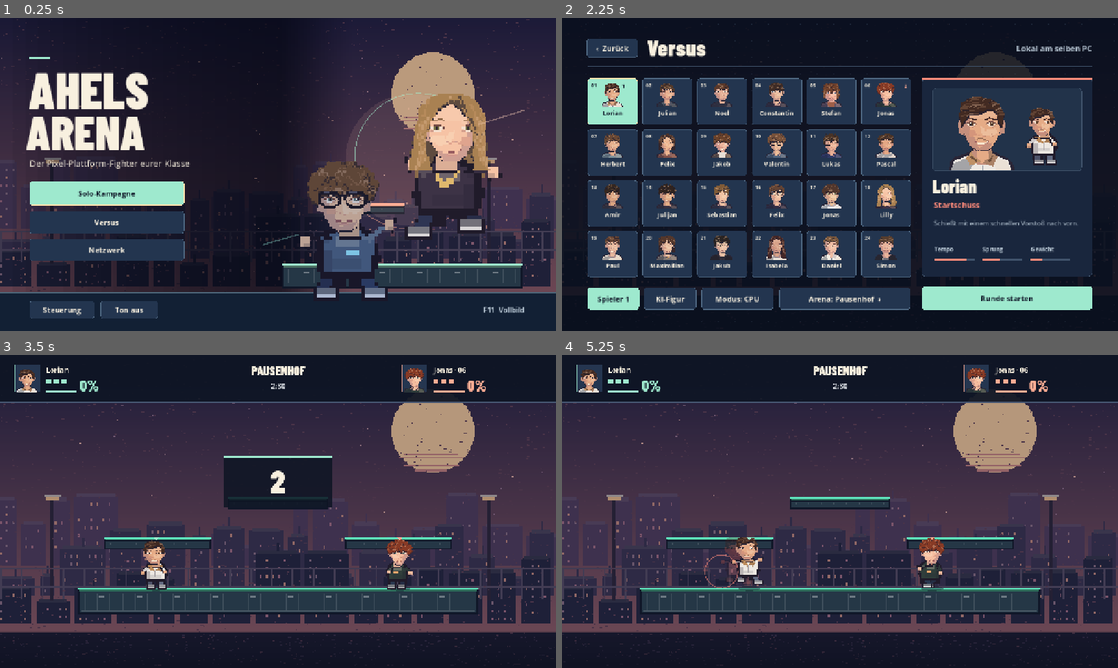
Above: before the commit, frames 1-4 (two rows, left to right).
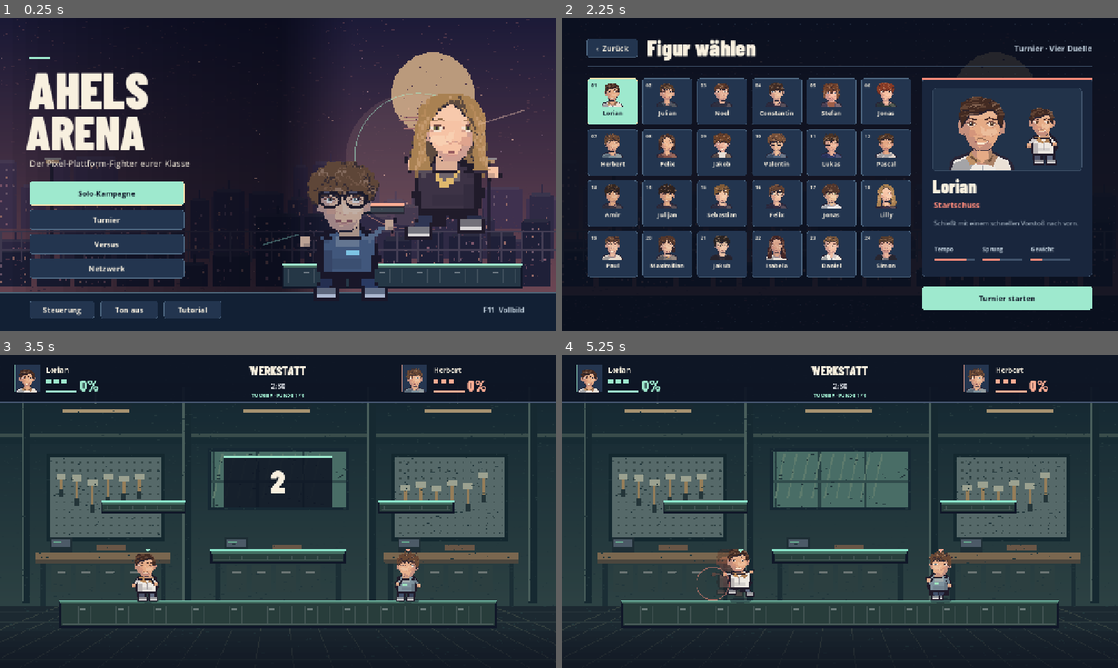
Above: after the commit, the same moments.

Repository: AHELS-Spiel/ahels-spiel
Game: Godot game, scene res://Main.tscn
Two runs of this game, one before a commit and one after it. Both use one fixed random seed, a clock stepped at 60 frames per second and the inputs below.
Inputs (mouse positions are in pixels of both pictures, inside the frame that each line leads up to):
- Up to frame 1 (0.25 s): no input
- Up to frame 2 (2.25 s): click "Versus" at 0.5 s; click "‹ Zurück" at 1.25 s; click (667, 218) at 2 s, where only the run after the commit has a clickable "Turnier"
- Up to frame 3 (3.5 s): click (444, 636) at 2.75 s, where only the run after the commit has a clickable "Turnier starten"
- Up to frame 4 (5.25 s): tap Enter at 3.5 s; hold D 3.53-4.28 s; tap F at 3.6 s; tap Space at 3.77, 4.25, 4.52 s; hold S 4.28-5.03 s; tap G at 4.35 s; hold D from 5.03 s (still down); tap Q at 5.1 s

The runs differ from the first frame. In frame 1, 3.7% of the frame differs, in the area x 5-40%, y 61-96%; in frame 2, 4.9%; in frame 3, 50%; in frame 4, 54%, in the area x 0-100%, y 3-96%.

Commit message:
AHELS Arena um Turnier und zwei Arenen erweitern

Diff:
--- a/codex/ahels-spiel-referenz/data/arenas.json
+++ b/codex/ahels-spiel-referenz/data/arenas.json
@@ -114,5 +114,75 @@
       340,
       923
     ]
+  },
+  {
+    "id": "werkstatt",
+    "name": "Werkstatt",
+    "color": "#8ce6cc",
+    "platforms": [
+      [
+        136,
+        563,
+        1008,
+        62
+      ],
+      [
+        484,
+        448,
+        312,
+        28
+      ],
+      [
+        232,
+        335,
+        196,
+        26
+      ],
+      [
+        870,
+        335,
+        176,
+        26
+      ]
+    ],
+    "spawns": [
+      340,
+      940
+    ]
+  },
+  {
+    "id": "dachterrasse",
+    "name": "Dachterrasse",
+    "color": "#ffc98f",
+    "platforms": [
+      [
+        270,
+        545,
+        740,
+        54
+      ],
+      [
+        125,
+        426,
+        212,
+        24
+      ],
+      [
+        950,
+        400,
+        203,
+        24
+      ],
+      [
+        551,
+        322,
+        178,
+        24
+      ]
+    ],
+    "spawns": [
+      425,
+      855
+    ]
   }
 ]
--- a/codex/ahels-spiel-referenz/src/arena_view.gd
+++ b/codex/ahels-spiel-referenz/src/arena_view.gd
@@ -10,6 +10,10 @@
 const SOFT := Color("#d5d9df")
 const MINT := Color("#9ee9ce")
 const PEACH := Color("#ffad94")
+const PLATFORM_COLORS: Array[Color] = [
+	Color("#283a4f"), Color("#253746"), Color("#253048"), Color("#433145"),
+	Color("#283d3b"), Color("#473952"),
+]
 const FAKE_LINES: Array[String] = [
 	"Nach links! Also … mein links. Oder deins?",
 	"Springen? Ich glaube, man wird dabei kleiner.",
@@ -24,7 +28,7 @@
 	"Geh nah an die Zielscheibe rechts und drück F.",
 	"Drück G für die Spezialfähigkeit deiner Figur.",
 	"Weiche mit Q aus. Am Boden lädt die Rolle wieder auf.",
-	"Geschafft! Jetzt kannst du in der ersten Arena antreten.",
+	"Geschafft! Du hast alle Übungen abgeschlossen.",
 ]
 const PAD_LINES: Array[String] = [
 	"Bewege dich mit dem linken Stick.",
@@ -32,13 +36,14 @@
 	"Geh nah an die Zielscheibe rechts und drück X.",
 	"Drück Y für die Spezialfähigkeit deiner Figur.",
 	"Weiche mit B aus. Am Boden lädt die Rolle wieder auf.",
-	"Geschafft! Jetzt kannst du in der ersten Arena antreten.",
+	"Geschafft! Du hast alle Übungen abgeschlossen.",
 ]
 const LESSONS: Array[String] = ["Laufen", "Springen", "Treffen", "Spezial", "Ausweichen"]
 
 var catalog: ArenaCatalog
 var bout: ArenaBout
 var menu_scene := "home"
+var match_context := ""
 var clock := 0.0
 var smooth_remote := false
 var render_positions: Array[Vector2] = []
@@ -139,7 +144,7 @@
 	var y := surface.position.y
 	var w := surface.size.x
 	var h := surface.size.y
-	var deep: Color = [Color("#283a4f"), Color("#253746"), Color("#253048"), Color("#433145")][stage]
+	var deep := PLATFORM_COLORS[stage] if stage < PLATFORM_COLORS.size() else accent.darkened(0.7)
 	draw_rect(Rect2(x, y + 4, w, h), NIGHT)
 	draw_rect(Rect2(x + 4, y + 10, w - 8, h - 11), deep)
 	draw_rect(Rect2(x, y, w, 5), accent)
@@ -284,6 +289,8 @@
 		var remaining := ceili(maxf(0.0, ArenaBout.MAX_SECONDS - bout.time))
 		sub = "%d:%02d" % [remaining / 60, remaining % 60]
 	draw_string(BOLD, Vector2(488, 78), sub, HORIZONTAL_ALIGNMENT_CENTER, 304, 16, SOFT)
+	if not match_context.is_empty():
+		draw_string(BOLD, Vector2(488, 97), match_context, HORIZONTAL_ALIGNMENT_CENTER, 304, 11, MINT)
 	for index in bout.fighters.size():
 		draw_status(index)
 	if bout.mode == "training":
--- a/codex/ahels-spiel-referenz/src/bout.gd
+++ b/codex/ahels-spiel-referenz/src/bout.gd
@@ -154,7 +154,7 @@
 	time += delta
 	if mode == "training":
 		lesson_time += delta
-	if mode == "solo" or mode == "boss":
+	if mode == "solo" or mode == "boss" or mode == "tournament":
 		var bot := bot_input(delta)
 		second = bot_direction
 		second_edge = bot
@@ -461,6 +461,8 @@
 	if bot_clock > 0.0 or f.stun > 0.0 or f.respawn > 0.0:
 		return 0
 	bot_clock = rng.randf_range(0.16, 0.36) + (0.13 if difficulty == 0 else 0.0)
+	if difficulty > 1:
+		bot_clock *= 1.0 - 0.12 * (difficulty - 1)
 	if absf(gap) < 179.0 and player.p.y < f.p.y - 65.0 and f.jumps > 0 and f.v.y > -25.0:
 		return JUMP
 	if absf(gap) < 87.0 and absf(player.p.y - f.p.y) < 54.0:
--- a/codex/ahels-spiel-referenz/src/duel_link.gd
+++ b/codex/ahels-spiel-referenz/src/duel_link.gd
@@ -6,11 +6,12 @@
 signal state_received(state: Dictionary)
 signal connection_lost(message: String)
 
-const VERSION := 2
+const VERSION := 3
 const DEFAULT_PORT := 24738
 const WAIT_SECONDS := 12.0
 
 var peer: ENetMultiplayerPeer
+var arena_count := 0
 var hosting := false
 var local_fighter := 0
 var guest := 0
@@ -158,7 +159,7 @@
 
 
 func start_round(stage_index: int) -> void:
-	if not can_start():
+	if not can_start() or not valid_arena(stage_index):
 		return
 	round_id += 1
 	remote_edges = 0
@@ -170,12 +171,16 @@
 
 @rpc("authority", "call_remote", "reliable")
 func open_round(serial: int, stage_index: int, one: int, two: int) -> void:
-	if hosting or serial <= round_id or stage_index < 1 or stage_index > 3:
+	if hosting or serial <= round_id or not valid_arena(stage_index):
 		return
 	if one < 0 or one >= ArenaCatalog.STUDENTS or two < 0 or two >= ArenaCatalog.STUDENTS:
 		return
 	round_id = serial
 	match_started.emit(stage_index, one, two)
+
+
+func valid_arena(stage_index: int) -> bool:
+	return stage_index >= 1 and stage_index < arena_count
 
 
 func send_controls(held: int, pressed: int) -> void:
--- a/codex/ahels-spiel-referenz/src/main.gd
+++ b/codex/ahels-spiel-referenz/src/main.gd
@@ -12,6 +12,7 @@
 const MINT := Color("#9ee9ce")
 const PEACH := Color("#ffad94")
 const SAVE_FILE := "user://arena.cfg"
+const TOURNAMENT_ROUNDS := 4
 const KEYS_ONE := [[KEY_A], [KEY_D], [KEY_W, KEY_SPACE], [KEY_F], [KEY_G], [KEY_Q, KEY_SHIFT], [KEY_S]]
 const KEYS_TWO := [[KEY_LEFT], [KEY_RIGHT], [KEY_UP], [KEY_J], [KEY_K], [KEY_L], [KEY_DOWN]]
 const GAMEPAD := [JOY_BUTTON_DPAD_LEFT, JOY_BUTTON_DPAD_RIGHT, JOY_BUTTON_A, JOY_BUTTON_X,
@@ -29,6 +30,9 @@
 var stage_pick := 1
 var versus_bot := true
 var chapter := 0
+var tournament_round := 0
+var tournament_matchups: Array[Vector2i] = []
+var tournament_wins := 0
 var paused := false
 var outcome_shown := false
 var heard_lesson := false
@@ -58,6 +62,7 @@
 	add_child(view)
 	link = DuelLink.new()
 	link.name = "DuelLink"
+	link.arena_count = catalog.arenas.size()
 	add_child(link)
 	link.lobby_updated.connect(refresh_lobby)
 	link.match_started.connect(network_bout)
@@ -83,12 +88,14 @@
 	if config.load(SAVE_FILE) == OK:
 		muted = config.get_value("audio", "muted", false)
 		completed = config.get_value("campaign", "finished", false)
+		tournament_wins = config.get_value("tournament", "wins", 0)
 
 
 func save_settings() -> void:
 	var config := ConfigFile.new()
 	config.set_value("audio", "muted", muted)
 	config.set_value("campaign", "finished", completed)
+	config.set_value("tournament", "wins", tournament_wins)
 	config.save(SAVE_FILE)
 
 
@@ -258,12 +265,14 @@
 	label("ARENA", Rect2(59, 195, 605, 113), 109, DISPLAY)
 	label("Der Pixel-Plattform-Fighter eurer Klasse", Rect2(68, 319, 500, 30), 20, TEXT, PAPER)
 	var play := button("Solo-Kampagne", Rect2(68, 375, 356, 56), func() -> void: show_selection("campaign"), true)
-	button("Versus", Rect2(68, 444, 356, 52), func() -> void: show_selection("versus"))
-	button("Netzwerk", Rect2(68, 507, 356, 52), func() -> void: show_selection("network"))
+	button("Turnier", Rect2(68, 441, 356, 46), func() -> void: show_selection("tournament"))
+	button("Versus", Rect2(68, 497, 356, 46), func() -> void: show_selection("versus"))
+	button("Netzwerk", Rect2(68, 553, 356, 46), func() -> void: show_selection("network"))
 	if completed:
-		label("Kampagne abgeschlossen", Rect2(69, 575, 420, 26), 17, BOLD, MINT)
+		label("Kampagne abgeschlossen", Rect2(69, 604, 420, 23), 15, BOLD, MINT)
 	button("Steuerung", Rect2(68, 650, 150, 42), show_controls)
 	button("Ton aus" if not muted else "Ton an", Rect2(231, 650, 133, 42), toggle_audio)
+	button("Tutorial", Rect2(377, 650, 133, 42), func() -> void: show_selection("training"))
 	label("F11  Vollbild", Rect2(1006, 651, 202, 42), 16, BOLD, DIM, HORIZONTAL_ALIGNMENT_RIGHT)
 	play.grab_focus()
 
@@ -299,7 +308,14 @@
 	selection_mode = kind
 	set_menu("select")
 	var title := "Figur wählen" if kind != "versus" else "Versus"
-	var detail := "Solo-Kampagne" if kind == "campaign" else "Netzwerkduell" if kind == "network" else "Lokal am selben PC"
+	var details := {
+		"campaign": "Solo-Kampagne",
+		"tournament": "Turniersiege · %d" % tournament_wins if tournament_wins > 0 else "Turnier · Vier Duelle",
+		"training": "Tutorial mit Herrn Haidenthaler",
+		"network": "Netzwerkduell",
+		"versus": "Lokal am selben PC",
+	}
+	var detail: String = details[kind]
 	header(title, detail, show_home)
 
 	var chosen := selected.x if picking == 0 else selected.y
@@ -353,6 +369,8 @@
 		button("Runde starten", Rect2(829, 618, 392, 53), start_versus, true)
 	elif kind == "network":
 		button("Zur Lobby", Rect2(829, 618, 392, 53), show_lobby, true)
+	elif kind == "tournament":
+		button("Turnier starten", Rect2(829, 618, 392, 53), begin_tournament, true)
 	else:
 		button("Tutorial starten", Rect2(829, 618, 392, 53), begin_campaign, true)
 	if is_instance_valid(selected_card):
@@ -378,7 +396,7 @@
 
 
 func next_arena() -> void:
-	stage_pick = stage_pick % 3 + 1
+	stage_pick = stage_pick % (catalog.arenas.size() - 1) + 1
 	show_selection(selection_mode)
 
 
@@ -396,6 +414,25 @@
 			begin_bout(2, selected.x, 12, "solo", 1)
 		3:
 			begin_bout(3, selected.x, ArenaCatalog.BOSS, "boss")
+
+
+func begin_tournament() -> void:
+	var arena_indices := range(1, catalog.arenas.size())
+	var opponents := range(ArenaCatalog.STUDENTS)
+	opponents.erase(selected.x)
+	arena_indices.shuffle()
+	opponents.shuffle()
+	tournament_matchups.clear()
+	for round_index in TOURNAMENT_ROUNDS:
+		tournament_matchups.append(Vector2i(arena_indices[round_index], opponents[round_index]))
+	tournament_round = -1
+	next_tournament_round()
+
+
+func next_tournament_round() -> void:
+	tournament_round += 1
+	var matchup := tournament_matchups[tournament_round]
+	begin_bout(matchup.x, selected.x, matchup.y, "tournament", tournament_round)
 
 
 func start_versus() -> void:
@@ -433,7 +470,7 @@
 
 
 func cycle_lobby_arena() -> void:
-	stage_pick = stage_pick % 3 + 1
+	stage_pick = stage_pick % (catalog.arenas.size() - 1) + 1
 	var chooser := ui.get_node("ArenaChoice") as Button
 	chooser.text = String(catalog.arenas[stage_pick]["name"]) + "  ›"
 
@@ -501,6 +538,7 @@
 func begin_bout(arena: int, one: int, two: int, mode: String, difficulty: int = 1) -> void:
 	bout = ArenaBout.new(catalog, arena, one, two, mode, difficulty)
 	view.bout = bout
+	view.match_context = "TURNIER · RUNDE %d / %d" % [tournament_round + 1, TOURNAMENT_ROUNDS] if mode == "tournament" else ""
 	view.smooth_remote = mode == "network" and not link.hosting
 	screen = "bout"
 	paused = false
@@ -516,8 +554,11 @@
 	style_panel(Rect2(720, 157, 494, 239), Color("#17243a"), EDGE)
 	ribbon(Rect2(720, 157, 494, 3), MINT)
 	label("TUTORIAL GESCHAFFT", Rect2(743, 177, 449, 51), 38, DISPLAY)
-	label("Die Pausenglocke gibt den Start frei.", Rect2(744, 238, 430, 30), 18, TEXT, DIM)
-	button("Zum Pausenhof", Rect2(743, 292, 271, 58), next_chapter, true).grab_focus()
+	var practice := selection_mode == "training"
+	var finish_text := "Du hast alle fünf Übungen geschafft." if practice else "Die Pausenglocke gibt den Start frei."
+	label(finish_text, Rect2(744, 238, 430, 30), 18, TEXT, DIM)
+	button("Zum Hauptmenü" if practice else "Zum Pausenhof", Rect2(743, 292, 271, 58),
+		show_home if practice else next_chapter, true).grab_focus()
 	button("Wiederholen", Rect2(1025, 292, 166, 58), restart_bout)
 
 
@@ -566,6 +607,19 @@
 		primary = "Revanche starten" if link.hosting else "Host entscheidet über Revanche"
 		next_action = start_network
 		enabled = link.hosting
+	elif bout.mode == "tournament":
+		subtitle = "Runde %d von %d · %s" % [tournament_round + 1, TOURNAMENT_ROUNDS, bout.stage["name"]]
+		primary = "Runde wiederholen"
+		if victor == 0 and tournament_round + 1 < TOURNAMENT_ROUNDS:
+			primary = "Nächste Runde"
+			next_action = next_tournament_round
+		elif victor == 0:
+			title = "TURNIER GEWONNEN"
+			tournament_wins += 1
+			save_settings()
+			subtitle = "%s hat alle vier Duelle gewonnen." % bout.fighters[0].profile["name"]
+			primary = "Neues Turnier"
+			next_action = begin_tournament
 	elif selection_mode == "campaign" and chapter > 0:
 		primary = "Erneut versuchen"
 		if victor == 0 and chapter < 3:
Binary file added: codex/ahels-spiel-referenz/assets/pixel/dachterrasse.png
Binary file added: codex/ahels-spiel-referenz/assets/pixel/werkstatt.png
